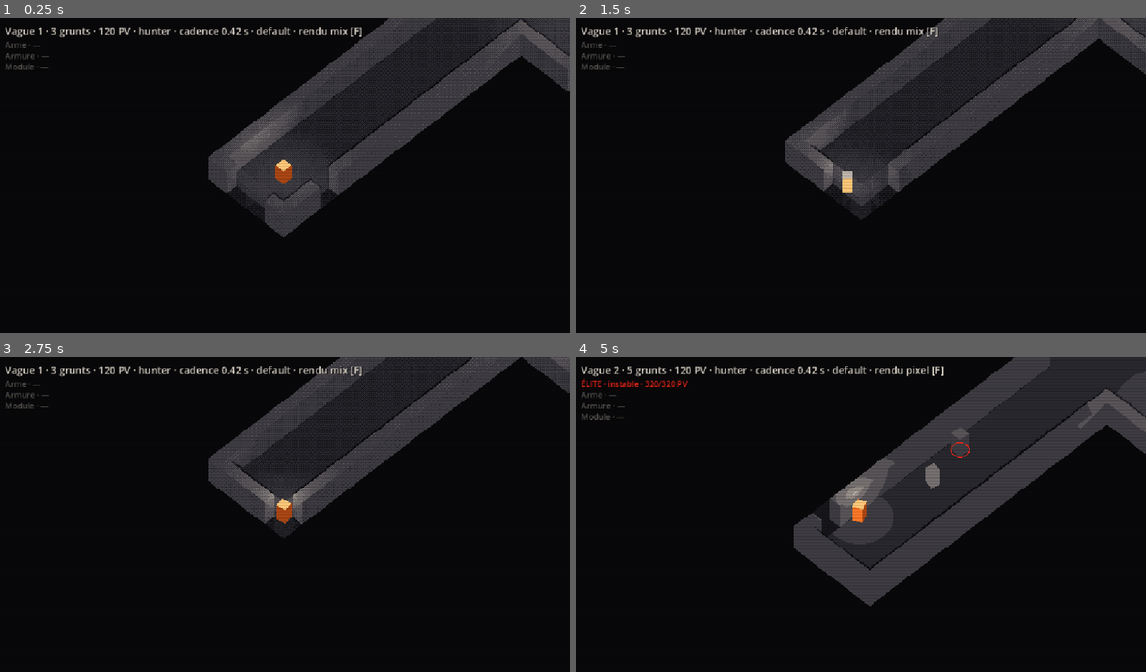
Above: before the commit, frames 1-4 (two rows, left to right).
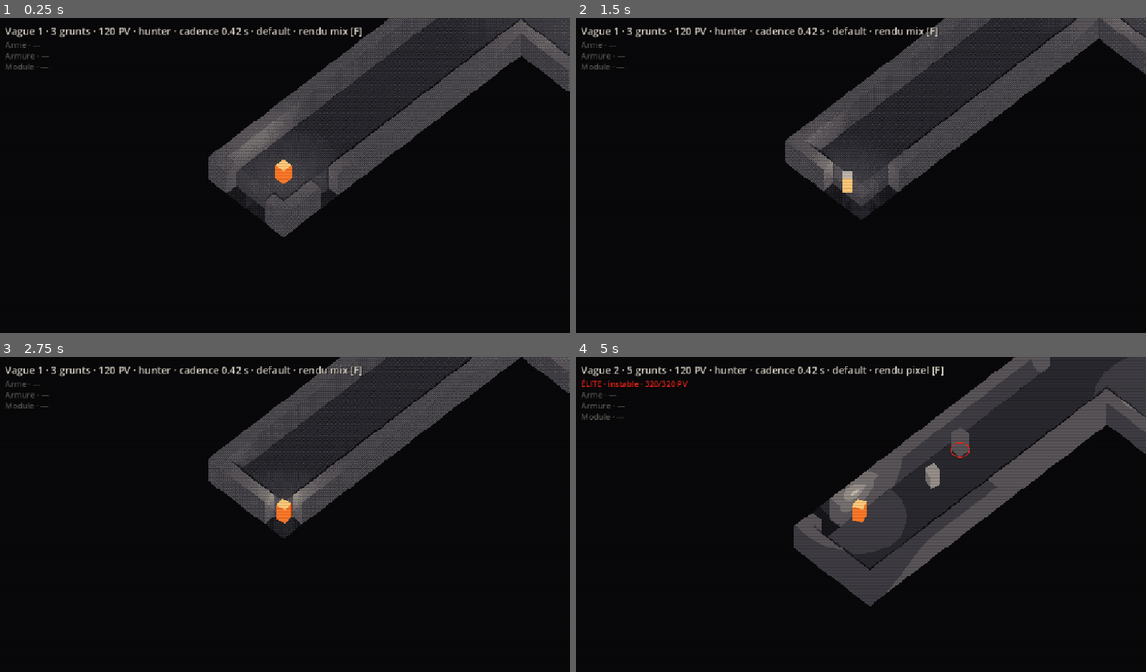
Above: after the commit, the same moments.

Repository: lelabodetho/strate
Game: Godot game, scene res://scenes/test/render_test.tscn
Two runs of this game, one before a commit and one after it. Both use one fixed random seed, a clock stepped at 60 frames per second and the inputs below.
Inputs (mouse positions are in pixels of both pictures, inside the frame that each line leads up to):
- Up to frame 1 (0.25 s): no input
- Up to frame 2 (1.5 s): tap Enter at 0.5 s; move the mouse to (986, 162) at 0.52 s; press the mouse at (986, 162) at 0.53 s; hold D (move_right) 0.53-1.28 s; move the mouse to (747, 194) at 1.27 s; release the mouse at (747, 194) at 1.28 s; hold S (move_down) from 1.28 s (still down); tap Space (dash) at 1.35 s
- Up to frame 3 (2.75 s): move the mouse to (342, 448) at 2.02 s; release S (move_down) at 2.03 s; hold D (move_right) from 2.03 s (still down); tap E (interact) at 2.1 s
- Up to frame 4 (5 s): move the mouse to (832, 583) at 2.77 s; release D (move_right) at 2.78 s; hold W (move_up) 2.78-3.53 s; tap F at 2.85 s; move the mouse to (1032, 564) at 3.52 s; hold A (move_left) from 3.53 s (still down); tap R at 3.6 s; move the mouse to (690, 470) at 4.27 s; tap N at 4.35 s

The runs differ from the first frame. In frame 1, 2.9% of the frame differs, in the area x 36-100%, y 0-70%; in frame 2, 2.4%; in frame 3, 2.2%; in frame 4, 3.8%, in the area x 38-99%, y 0-75%.

Commit message:
Look: ambient energy, shadow blur, low dither bound
ambient_energy (0.2-1.5, 0.9) on both worlds' environments, shadow_blur
(0-3, 1.5) on every omni of both worlds, dither_low (0-0.2, 0.06) as the
mix filter's low luminance bound so shadows can be dithered or left flat.
Three sliders in the rendu block, saved in look_default.json.

Co-Authored-By: Claude Fable 5.1 <noreply@anthropic.com>

Diff:
--- a/scenes/test/render_test.gd
+++ b/scenes/test/render_test.gd
@@ -7,6 +7,7 @@
 ##             level drawn unshaded in the key colour (correct occlusion, keyed out by the
 ##             filter) and copies of the lights so both layers are lit the same.
 ## Lights: a warm omni that follows the player, two cold omnis fixed in the room, shadows on.
+## Ambient energy, omni shadow blur and the mix filter's low dither bound come from the look.
 ## Camera: orthographic iso (45-degree yaw), pitch and size from the look, applied every frame
 ## to the world camera and copied to the entity camera.
 
@@ -19,6 +20,7 @@
 @onready var entity_container: SubViewportContainer = $EntityContainer
 @onready var world_vp: SubViewport = $WorldContainer/WorldVP
 @onready var entity_vp: SubViewport = $EntityContainer/EntityVP
+@onready var world_env: WorldEnvironment = $WorldContainer/WorldVP/WorldEnvironment
 @onready var cam: Camera3D = $WorldContainer/WorldVP/Camera3D
 @onready var entity_cam: Camera3D = $EntityContainer/EntityVP/EntityCam
 @onready var level_view: LevelView = $WorldContainer/WorldVP/LevelView
@@ -82,6 +84,7 @@
 	var m := world_container.material as ShaderMaterial
 	m.set_shader_parameter("mode", look.mode_index())
 	m.set_shader_parameter("dither_strength", look.dither)
+	m.set_shader_parameter("dither_low", look.dither_low)
 	m.set_shader_parameter("scanlines", look.scanlines)
 	var e := entity_container.material as ShaderMaterial
 	e.set_shader_parameter("mode", 0)
@@ -96,6 +99,11 @@
 		l.light_energy = look.player_light_energy
 	for l in cold_lights:
 		l.light_energy = look.cold_light_energy
+	for l in player_lights + cold_lights:
+		l.shadow_blur = look.shadow_blur
+	for env in [world_env.environment, entity_cam.environment]:
+		if env != null:
+			env.ambient_light_energy = look.ambient_energy
 
 func _process(dt: float) -> void:
 	cam.position = cam.position.lerp(_cam_target(), 1.0 - exp(-CAM_SMOOTH * dt))
--- a/src/ui/tuning_panel.gd
+++ b/src/ui/tuning_panel.gd
@@ -128,6 +128,9 @@
 	_look_slider(vbox, "cold_light_energy", "lampes froides énergie")
 	_look_slider(vbox, "camera_pitch", "caméra inclinaison °")
 	_look_slider(vbox, "camera_size", "caméra taille")
+	_look_slider(vbox, "ambient_energy", "ambiante énergie")
+	_look_slider(vbox, "shadow_blur", "ombres flou")
+	_look_slider(vbox, "dither_low", "tramage seuil bas")
 	var look_row3 := HBoxContainer.new()
 	vbox.add_child(look_row3)
 	_look_name = LineEdit.new()
--- a/src/view/look.gd
+++ b/src/view/look.gd
@@ -14,6 +14,9 @@
 	["cold_light_energy", 0.0, 6.0, 0.1],
 	["camera_pitch", 30.0, 65.0, 1.0],
 	["camera_size", 14.0, 34.0, 1.0],
+	["ambient_energy", 0.2, 1.5, 0.05],
+	["shadow_blur", 0.0, 3.0, 0.1],
+	["dither_low", 0.0, 0.2, 0.01],
 ]
 const DIR := "res://tools/presets"
 const DEFAULT_NAME := "default"
@@ -27,6 +30,9 @@
 var cold_light_energy := 2.0
 var camera_pitch := 50.0      # degrees above the ground plane; the yaw stays the 45-degree iso
 var camera_size := 24.0       # orthographic height of the view, in world units
+var ambient_energy := 0.9     # ambient light of both worlds' environments
+var shadow_blur := 1.5        # OmniLight3D.shadow_blur on every omni of both worlds
+var dither_low := 0.06        # mix: luminance under which the Bayer jitter stops (raise it to leave shadows flat, lower it to dither them)
 
 static func path(name: String) -> String:
 	return DIR.path_join("look_" + name + ".json")
--- a/src/view/post_filter.gdshader
+++ b/src/view/post_filter.gdshader
@@ -6,13 +6,14 @@
 //   mode 0 pixel   : nearest palette colour, accents (warm, saturated) on the accent ramp
 //   mode 1 dither  : three greys (dark / mid / light) through a Bayer 8x8 threshold, accent
 //                    dithered against dark so the volume stays
-//   mode 2 mix     : palette, Bayer jitter on the mid tones only
+//   mode 2 mix     : palette, Bayer jitter on the mid tones only (from dither_low to 0.75 luminance)
 // Scanlines (uniform) darken every third screen row in every mode; 0.5 is the preview's 0.86.
 // The entity layer uses mode 0 with key_transparent: pixels in the key colour (level geometry
 // drawn as occluder) and empty pixels become transparent so the world shows through.
 
 uniform int mode : hint_range(0, 2) = 0;
 uniform float dither_strength : hint_range(0.0, 1.0) = 0.5;
+uniform float dither_low : hint_range(0.0, 0.2) = 0.06;   // mix: low luminance bound of the jitter
 uniform float scanlines : hint_range(0.0, 1.0) = 0.5;   // every third screen row darkened, 0 = off
 uniform bool key_transparent = false;
 uniform vec3 key_color : source_color = vec3(1.0, 0.0, 1.0);
@@ -117,7 +118,7 @@
 		}
 	} else if (mode == 2) {
 		float amp = 0.18 * dither_strength;
-		vec3 jit = (l > 0.06 && l < 0.75) ? c + (b - 0.5) * amp : c;
+		vec3 jit = (l > dither_low && l < 0.75) ? c + (b - 0.5) * amp : c;
 		outc = is_accent(c) ? nearest_acc(c) : nearest_steel(clamp(jit, 0.0, 1.0));
 	} else {
 		outc = is_accent(c) ? nearest_acc(c) : nearest_steel(c);
--- a/tools/presets/look_default.json
+++ b/tools/presets/look_default.json
@@ -1,11 +1,14 @@
 {
+  "ambient_energy": 0.9,
   "camera_pitch": 50.0,
   "camera_size": 24.0,
   "cold_light_energy": 2.0,
   "dither": 0.5,
+  "dither_low": 0.06,
   "mode": "mix",
   "player_light_color": "ffd6a3",
   "player_light_energy": 2.0,
   "scanlines": 0.5,
+  "shadow_blur": 1.5,
   "viewport_scale": 2
 }
Not shown, changed: CLAUDE.md
